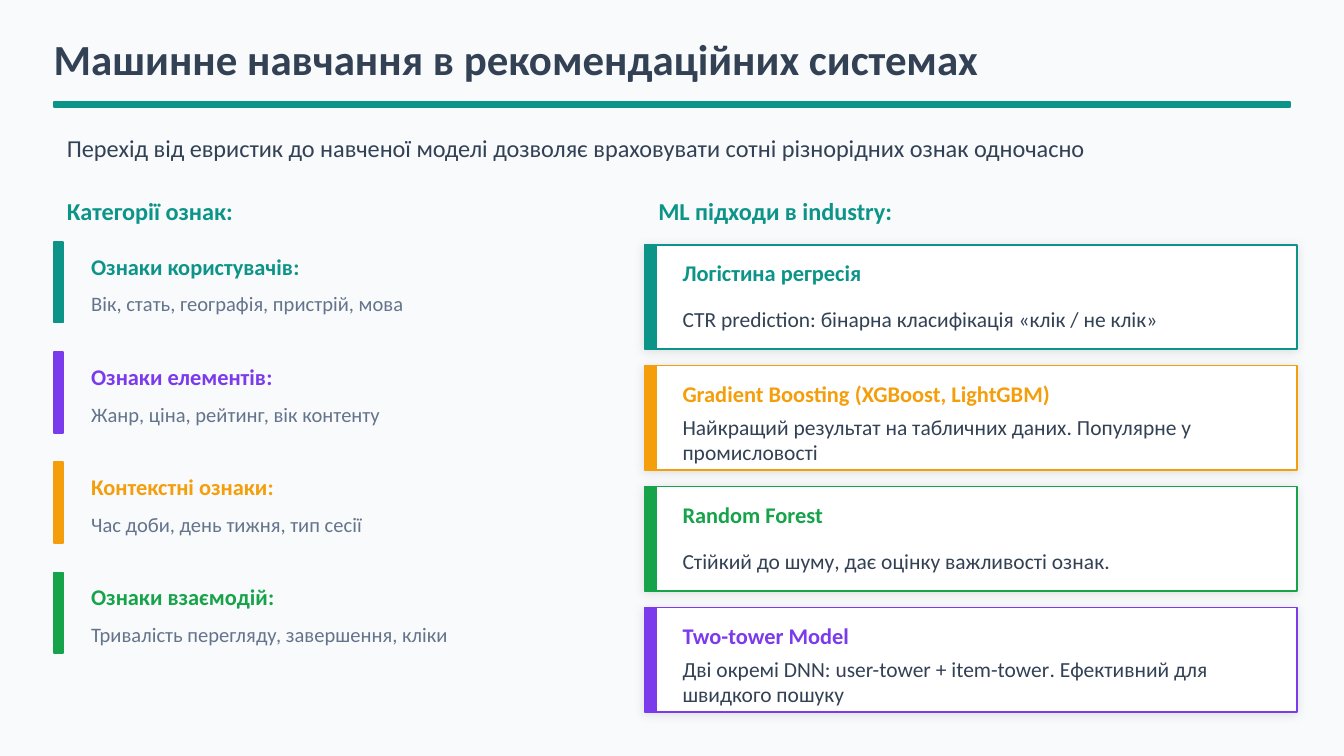
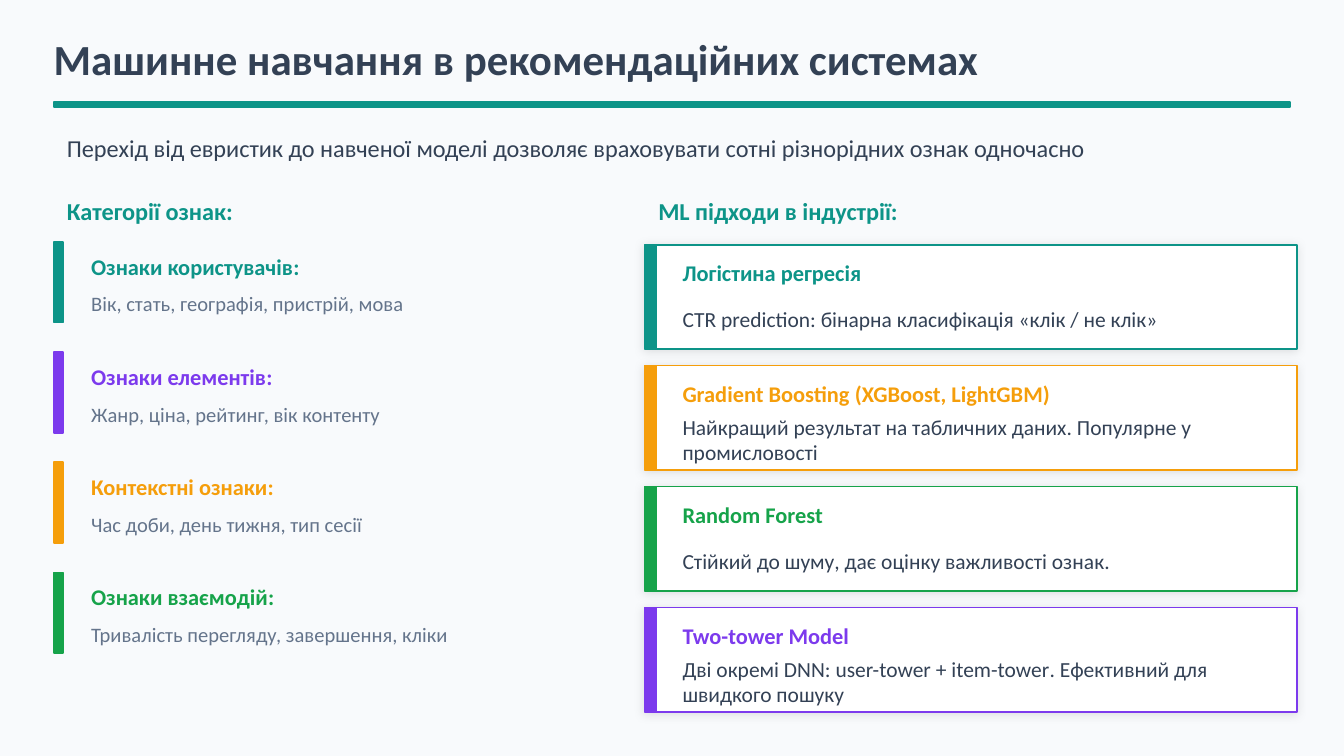
Before and after one commit to BohdanRomaniuk/IAC-Group-Recommender, a slide deck: slide 15 of docs/Presentation - Recommendation Systems. Theoretical Approaches.pptx. Drawn at 1344x756 pixels with LibreOffice and Linux fonts; fonts in the diff are those of the drawing. Boxes give left, top, right and bottom in pixels: in the first picture for what was removed or moved away, otherwise in the second. Text is boxed around its words. In the diff, an @@ line names an element or a change of style, - is before the commit and + after.

```diff
--- a/docs/Presentation - Recommendation Systems. Theoretical Approaches.pptx
+++ b/docs/Presentation - Recommendation Systems. Theoretical Approaches.pptx
@@ text at [658, 203, 897, 224]: text changed @@
-ML підходи в industry:
+ML підходи в індустрії:
```
Also in this commit, not shown: 4 other slides changed, 1 other file.
